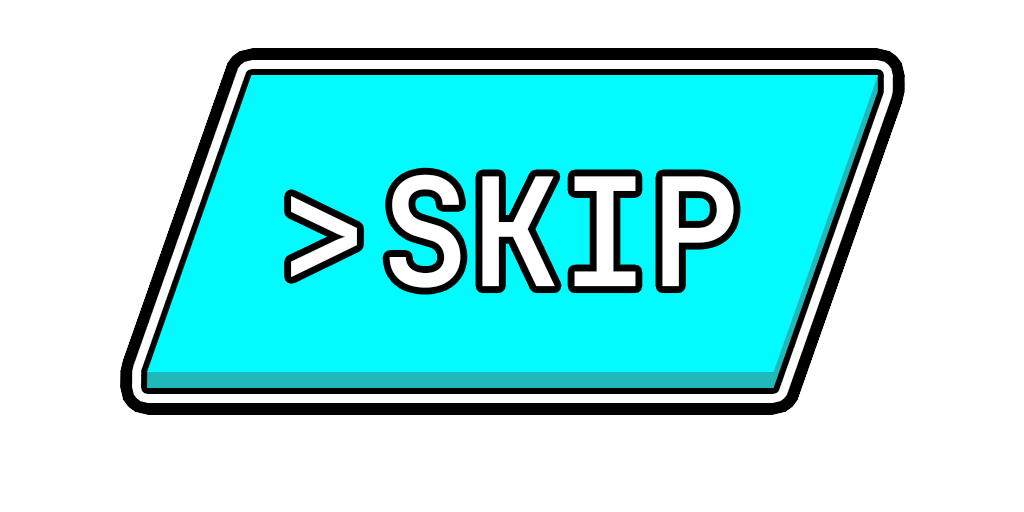
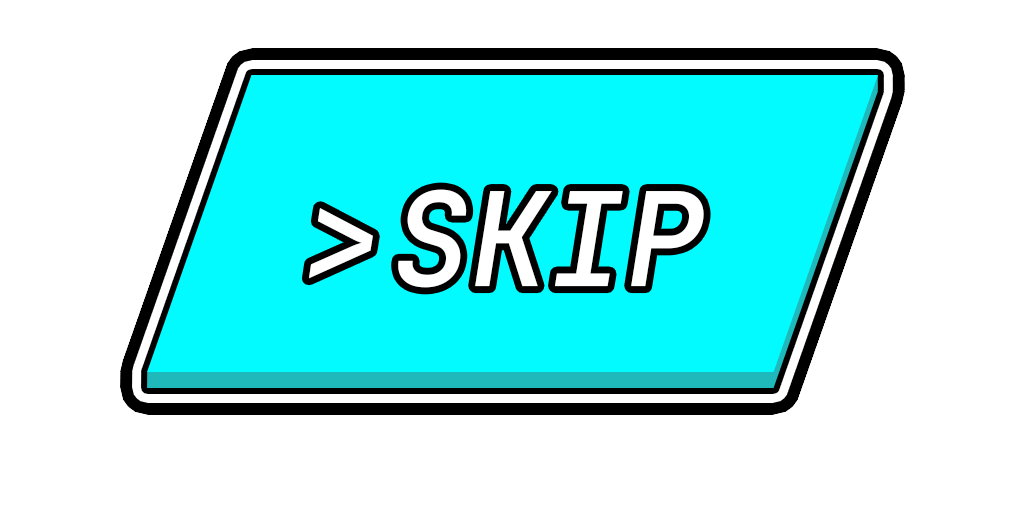
Layer changes from the first (1024, 512) image to the second:
painted on "SKIP" over [291, 174, 734, 288]